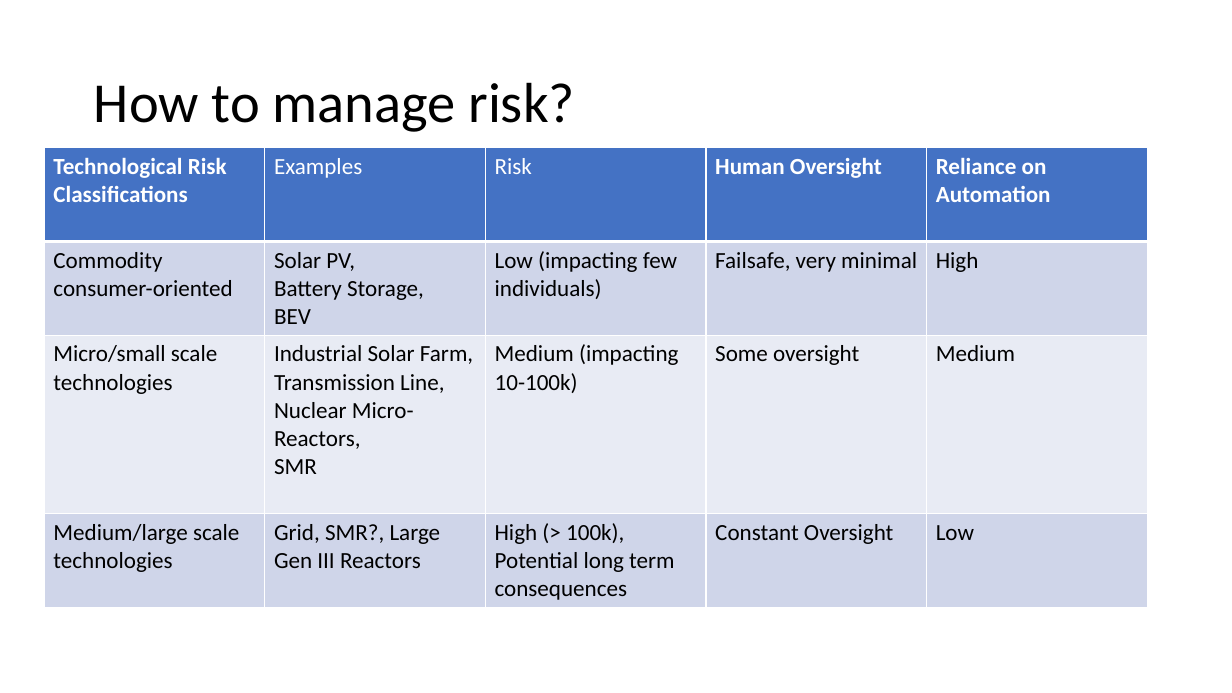
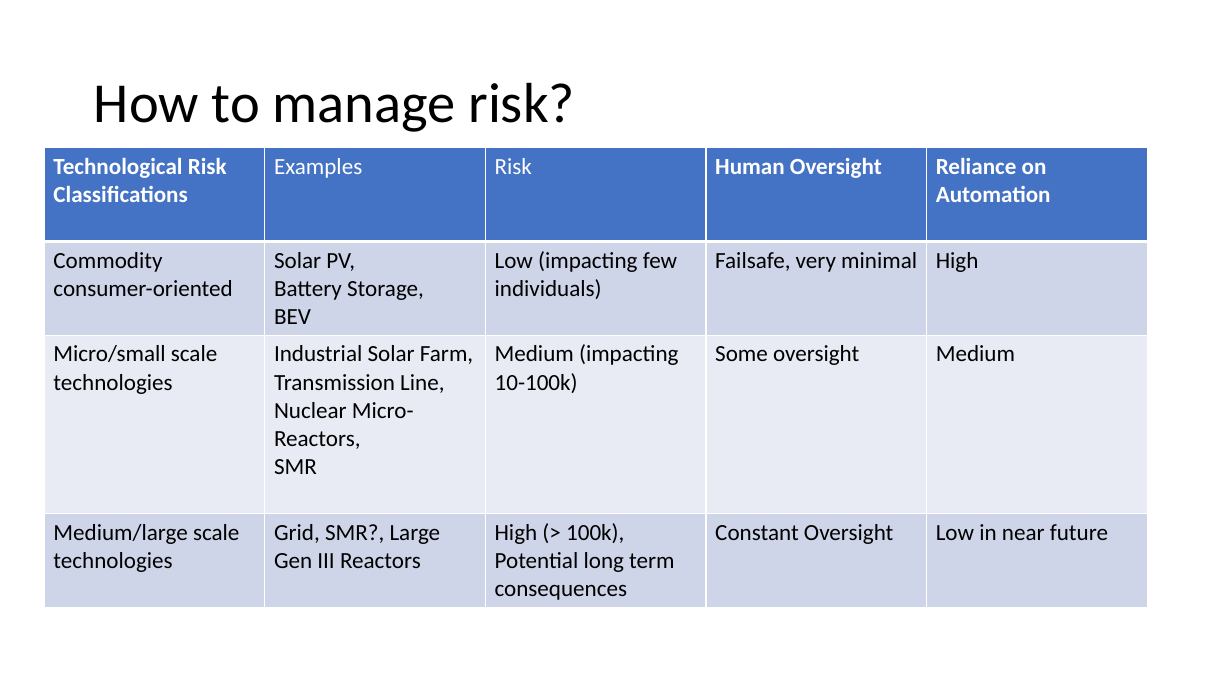
Before and after one commit to rogerlew/conference-ahfe-2022, a slide deck: slide 11 of AHFE 2022.pptx. Drawn at 1232x693 pixels with LibreOffice and Linux fonts; fonts in the diff are those of the drawing. Boxes give left, top, right and bottom in pixels: in the first picture for what was removed or moved away, otherwise in the second. Text is boxed around its words. In the diff, an @@ line names an element or a change of style, - is before the commit and + after.

```diff
--- a/AHFE 2022.pptx
+++ b/AHFE 2022.pptx
@@ table at [44,148,1149,604] @@
-row 4, column 5: Low
+row 4, column 5: Low in near future
```
Also in this commit, not shown: 2 other slides changed.
